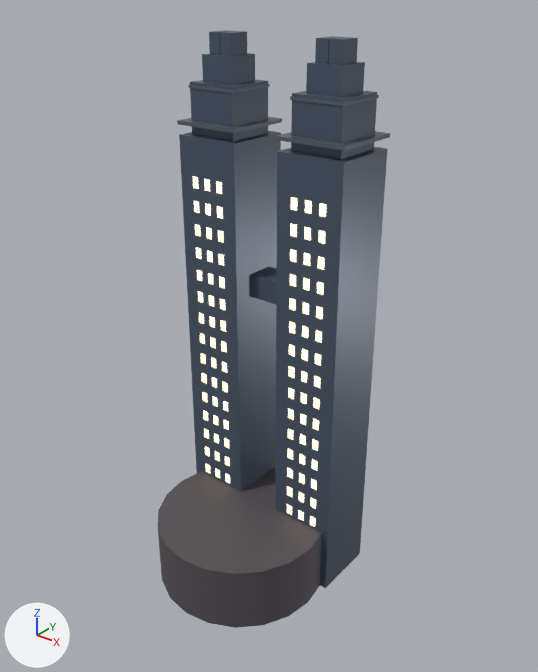
Before and after pictures for a commit that changed the glTF model worlds/shinjuku/public/models/tocho.glb.
Camera for both pictures: a 50 mm lens placed at (44.5, -57.2, 62.4), pointed at (2.4, -4.6, 29.8). The axes (+X, +Y, +Z) are drawn at lower left. The lights are the same throughout. The first picture is the older version. Where no turn or scale is listed for an object, it has been applied to the vertices.

Objects in the first picture: 'Tocho.Crown', 'Tocho.Podium', 'Tocho.Shaft', 'Tocho.Window'.
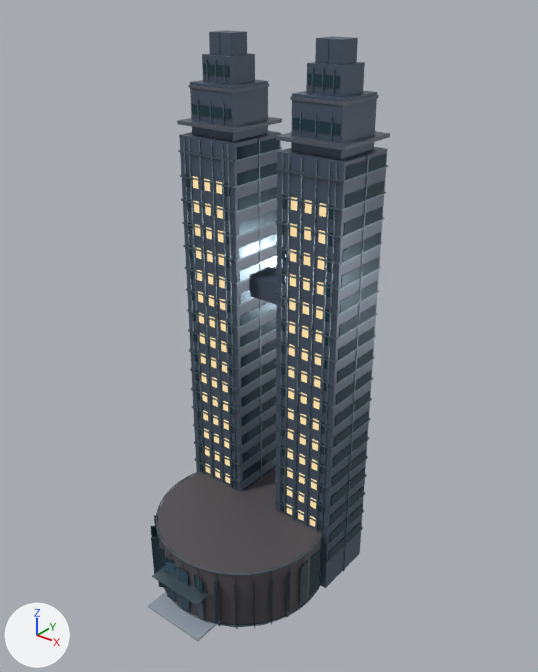
The change, as a diff of the scene's bpy script:
```diff
--- a/worlds/shinjuku/public/models/tocho.glb.py
+++ b/worlds/shinjuku/public/models/tocho.glb.py
@@ img_tocho_metal @@
+img_tocho_metal = load_image('tocho-metal', '_unpacked/tocho-metal', 256, 256, 'Non-Color')
@@ img_tocho_stone @@
+img_tocho_stone = load_image('tocho-stone', '_unpacked/tocho-stone', 256, 256, 'Non-Color')
@@ mat_tocho_window @@
 n0 = _N.new('ShaderNodeBsdfPrincipled'); n0.name = 'Principled BSDF'
 n0.inputs[2].default_value = 0.4  # 'Roughness'
-n0.inputs[27].default_value = (1.0, 0.78, 0.42, 1.0)  # 'Emission Color', beige #ffe5ad
-n0.inputs[28].default_value = 2.4  # 'Emission Strength'
+n0.inputs[27].default_value = (0.8, 0.624, 0.336, 1.0)  # 'Emission Color', beige #e7cf9d
+n0.inputs[28].default_value = 1.0  # 'Emission Strength'
 n1 = _N.new('ShaderNodeOutputMaterial'); n1.name = 'Material Output'
+n2 = _N.new('ShaderNodeNormalMap'); n2.name = 'Normal Map'
+n2.uv_map = 'UVMap'
+n2.inputs[0].default_value = 0.55  # 'Strength'
+n3 = _N.new('ShaderNodeTexImage'); n3.name = 'Image Texture'
+n3.image = img_tocho_metal
 _L.new(n0.outputs[0], n1.inputs[0])  # 'BSDF' to 'Surface'
+_L.new(n2.outputs[0], n0.inputs[5])  # 'Normal' to 'Normal'
+_L.new(n3.outputs[0], n2.inputs[1])  # 'Color' to 'Color'
@@ mat_detail_tocho_stone @@
+mat_detail_tocho_stone = bpy.data.materials.new('Detail.tocho.Stone')
+# colours: grey #98a3af
+# uses the picture img_tocho_stone
@@ mat_detail_tocho_metal @@
+mat_detail_tocho_metal = bpy.data.materials.new('Detail.tocho.Metal')
+# colours: greyish blue #687d87
+# uses the picture img_tocho_metal
@@ mat_detail_tocho_glass @@
+mat_detail_tocho_glass = principled_material('Detail.tocho.Glass')
+mat_detail_tocho_glass.base_color = (0.0203, 0.0612, 0.0865)  # dark cyan #274653
+mat_detail_tocho_glass.metallic = 0.48
+mat_detail_tocho_glass.roughness = 0.15
+mat_detail_tocho_glass.coat_weight = 0.25
+mat_detail_tocho_glass.coat_roughness = 0.08
@@ me_tocho_stone_mesh @@
+me_tocho_stone_mesh.from_pydata(...)  # 56 vertices, 108 faces; spans x -3.75..3.75, y -18.05..-14.45, z 0.0..0.26
+me_tocho_stone_mesh.materials.append(mat_detail_tocho_stone)
@@ me_tocho_metal_mesh @@
+me_tocho_metal_mesh.from_pydata(...)  # 3256 vertices, 5604 faces; spans x -10.0..10.0, y -17.5..3.8, z 0.0..55.2
+me_tocho_metal_mesh.materials.append(mat_detail_tocho_metal)
@@ me_tocho_glass_mesh @@
+me_tocho_glass_mesh.from_pydata(...)  # 1904 vertices, 2856 faces; spans x -9.9..9.9, y -16.1..3.8, z 0.6..54.7
+me_tocho_glass_mesh.materials.append(mat_detail_tocho_glass)  # dark cyan #274653
@@ ob_detail_tocho_detail_stone @@
+ob_detail_tocho_detail_stone = bpy.data.objects.new('Detail.tocho.Detail.Stone', me_tocho_stone_mesh)
+ob_detail_tocho_detail_stone.location = (0.0, 0.0, 0.0)
@@ ob_detail_tocho_detail_metal @@
+ob_detail_tocho_detail_metal = bpy.data.objects.new('Detail.tocho.Detail.Metal', me_tocho_metal_mesh)
+ob_detail_tocho_detail_metal.location = (0.0, 0.0, 0.0)
@@ ob_detail_tocho_detail_glass @@
+ob_detail_tocho_detail_glass = bpy.data.objects.new('Detail.tocho.Detail.Glass', me_tocho_glass_mesh)
+ob_detail_tocho_detail_glass.location = (0.0, 0.0, 0.0)
```

Where the change shows, as pixel boxes [x1, y1, x2, y2] in the pictures (538 x 672 px):
'Detail.tocho.Detail.Glass', added: after [151, 64, 386, 629]
'Detail.tocho.Detail.Metal', added: after [152, 58, 388, 627]
'Tocho.Window', surface changed: [193, 176, 326, 527] in both
'Detail.tocho.Detail.Stone', added: after [148, 591, 217, 641]
